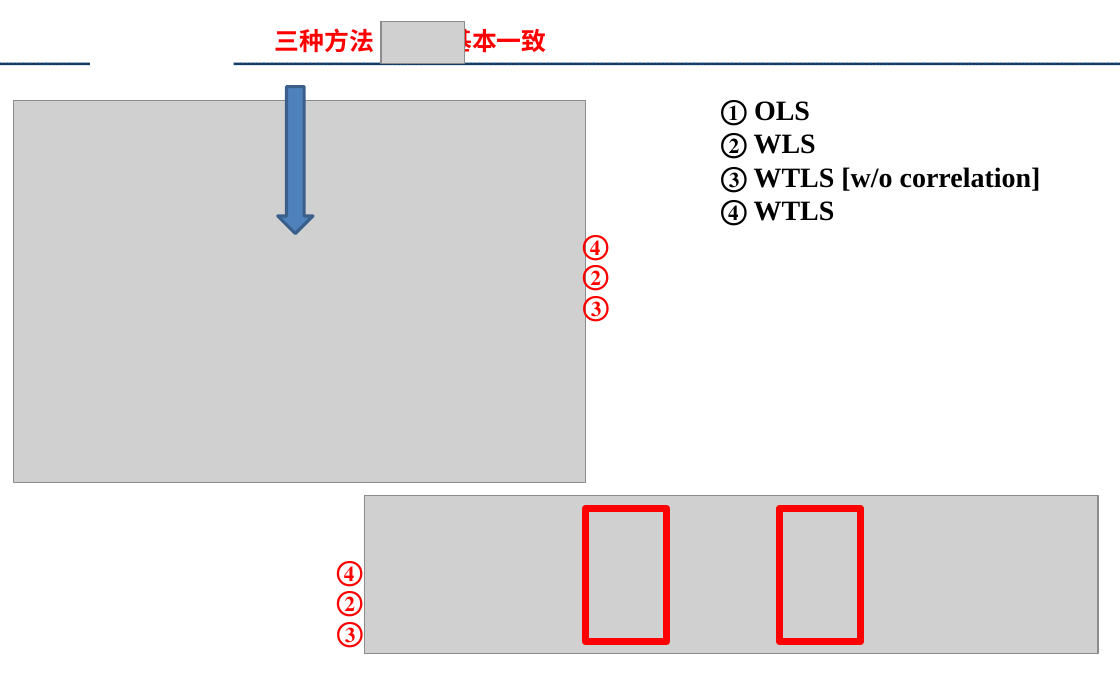
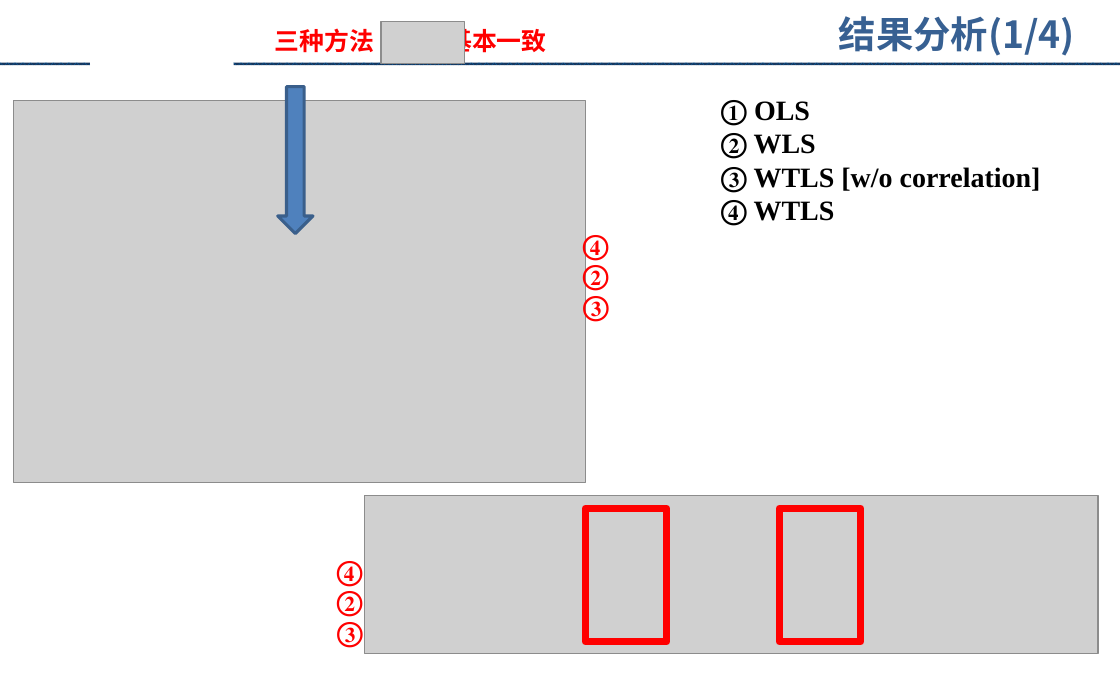
Before and after one commit to augusto-13/ErrorTheory_discussion_ppt, a slide deck: slide 27 of 2023-4-9.pptx. Drawn at 1120x700 pixels with LibreOffice and Linux fonts; fonts in the diff are those of the drawing; grey boxes stand for pictures; background and template pictures are left out. Boxes give left, top, right and bottom in pixels: in the first picture for what was removed or moved away, otherwise in the second. Text is boxed around its words. In the diff, an @@ line names an element or a change of style, - is before the commit and + after.

```diff
--- a/2023-4-9.pptx
+++ b/2023-4-9.pptx
@@ text added at [839, 16, 1075, 56], 24 pt, text #376092, bold @@
+结果分析(1/4)
```
Also in this commit, not shown: 9 other slides changed, 7 slides added, 2 slides removed.
